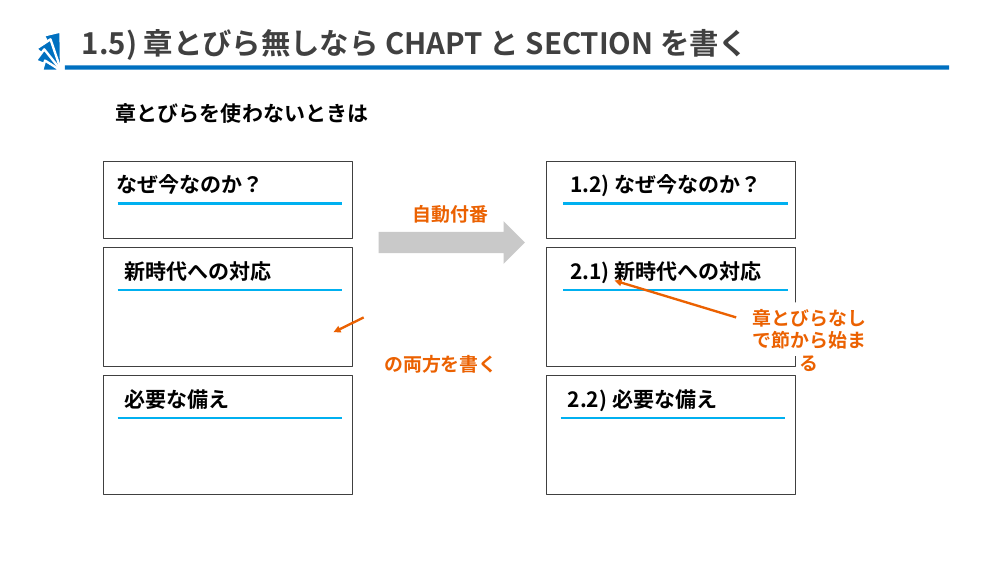
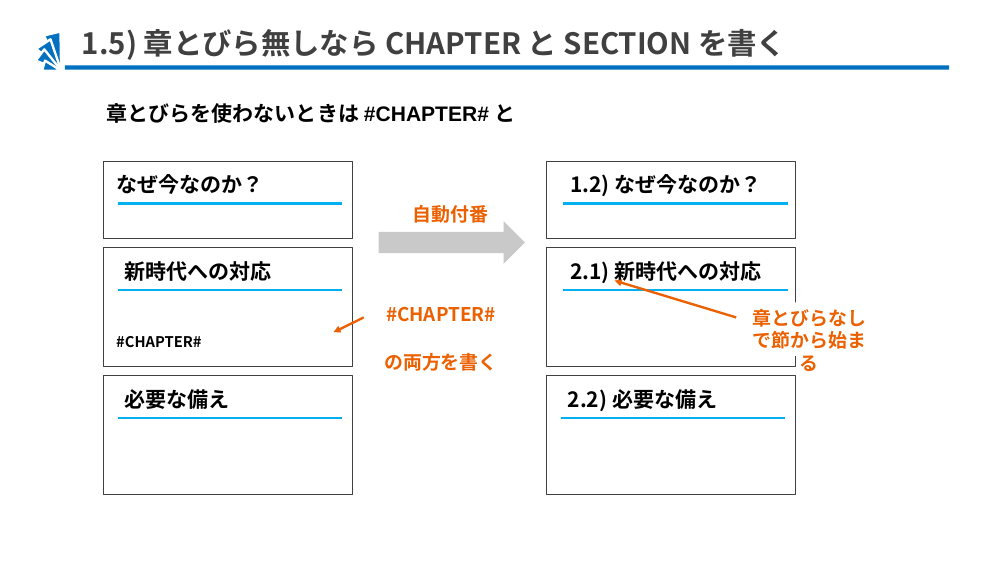
Before and after one commit to hiro77284/ppt-md-merger-samples, a slide deck: slide 6 of cases/105-pptx-numbering/build/105-pptx-numbering_target.pptx. Drawn at 1008x567 pixels with LibreOffice and Linux fonts; fonts in the diff are those of the drawing. Boxes give left, top, right and bottom in pixels: in the first picture for what was removed or moved away, otherwise in the second. Text is boxed around its words. In the diff, an @@ line names an element or a change of style, - is before the commit and + after.

Commit message:
CHAPT -> CHAPTER

```diff
--- a/cases/105-pptx-numbering/build/105-pptx-numbering_target.pptx
+++ b/cases/105-pptx-numbering/build/105-pptx-numbering_target.pptx
@@ title at [82, 29, 786, 60]: text changed @@
-1.5) 章とびら無しなら CHAPT と SECTION を書く
+1.5) 章とびら無しなら CHAPTER と SECTION を書く
@@ text at [107, 103, 516, 123]: text changed @@
-章とびらを使わないときは
+章とびらを使わないときは #CHAPTER# と
@@ text at [386, 306, 496, 322]: paragraph added @@
+#CHAPTER#
@@ text added at [116, 336, 201, 347], 14 pt, text #000000, bold @@
+#CHAPTER#
```
Also in this commit, not shown: 1 other slide changed, 14 other files.
